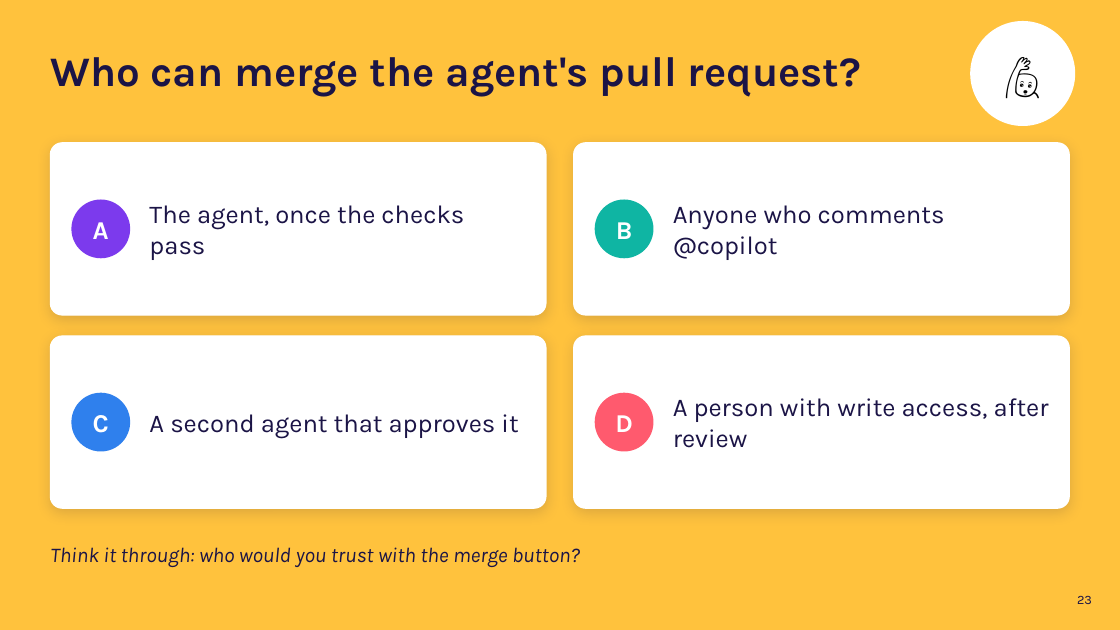
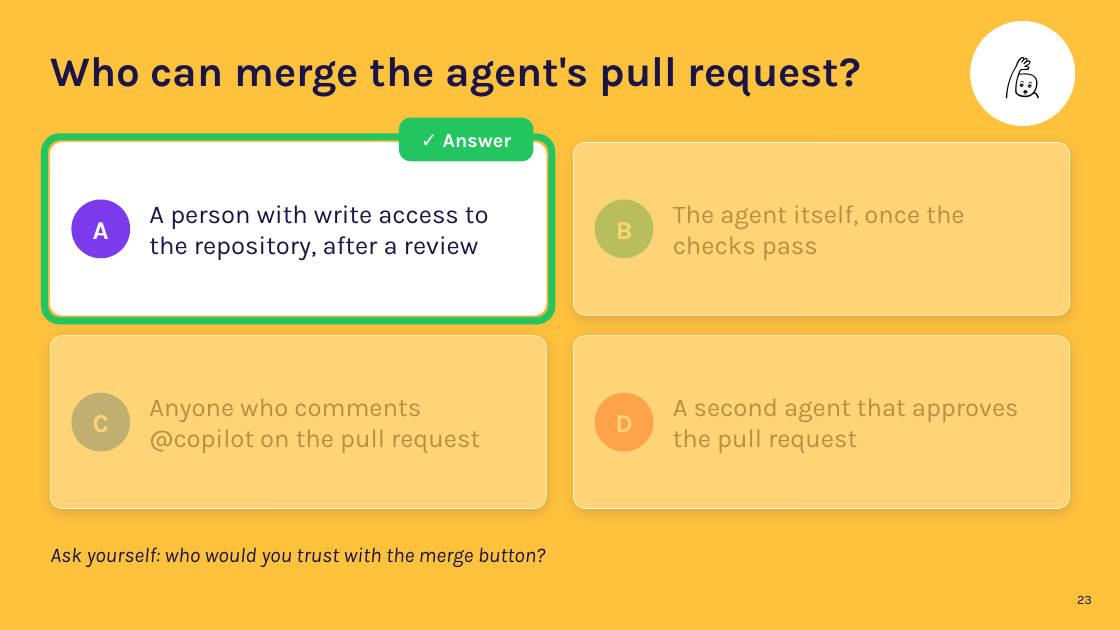
Before and after one commit to karoluciecha/ai-assisted-programming-module, a slide deck: slide 23 of lectures-and-labs/week06/agents-lecture.pptx. Drawn at 1120x630 pixels with LibreOffice and Linux fonts; fonts in the diff are those of the drawing. Boxes give left, top, right and bottom in pixels: in the first picture for what was removed or moved away, otherwise in the second. Text is boxed around its words. In the diff, an @@ line names an element or a change of style, - is before the commit and + after.

```diff
--- a/lectures-and-labs/week06/agents-lecture.pptx
+++ b/lectures-and-labs/week06/agents-lecture.pptx
@@ rounded rectangle added at bbox=[399, 118, 534, 161], fill #22C55E, 17 pt, text #FFFFFF, bold @@
+✓ Answer
@@ rounded rectangle added at bbox=[45, 137, 552, 321], outline #22C55E 6 pt @@
@@ rounded rectangle added at bbox=[574, 143, 1070, 315], fill #FFC23D at 70% opacity @@
@@ text in rounded rectangle at bbox=[149, 205, 489, 260]: text changed @@
-The agent, once the checks pass
+A person with write access to the repository, after a review
@@ text in rounded rectangle at bbox=[673, 205, 964, 260]: text changed @@
-Anyone who comments @copilot
+The agent itself, once the checks pass
@@ rounded rectangle added at bbox=[50, 336, 546, 508], fill #FFC23D at 70% opacity @@
@@ rounded rectangle added at bbox=[574, 336, 1070, 508], fill #FFC23D at 70% opacity @@
@@ text in rounded rectangle at bbox=[149, 399, 480, 453]: text changed @@
-A second agent that approves it
+Anyone who comments @copilot on the pull request
@@ text in ellipse at bbox=[615, 415, 633, 432]: text removed @@
-D
@@ text in rounded rectangle at bbox=[673, 399, 1019, 453]: text changed @@
-A person with write access, after review
+A second agent that approves the pull request
@@ text at bbox=[50, 547, 546, 567]: text changed @@
-Think it through: who would you trust with the merge button?
+Ask yourself: who would you trust with the merge button?
```
Also in this commit, not shown: 21 other slides changed, 3 slides removed, 1 other file.
